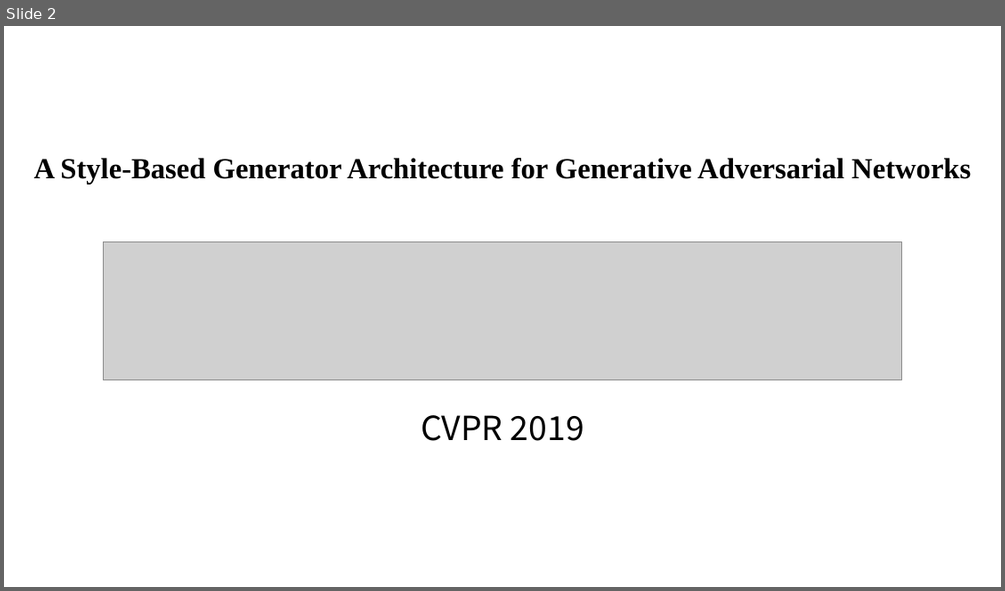
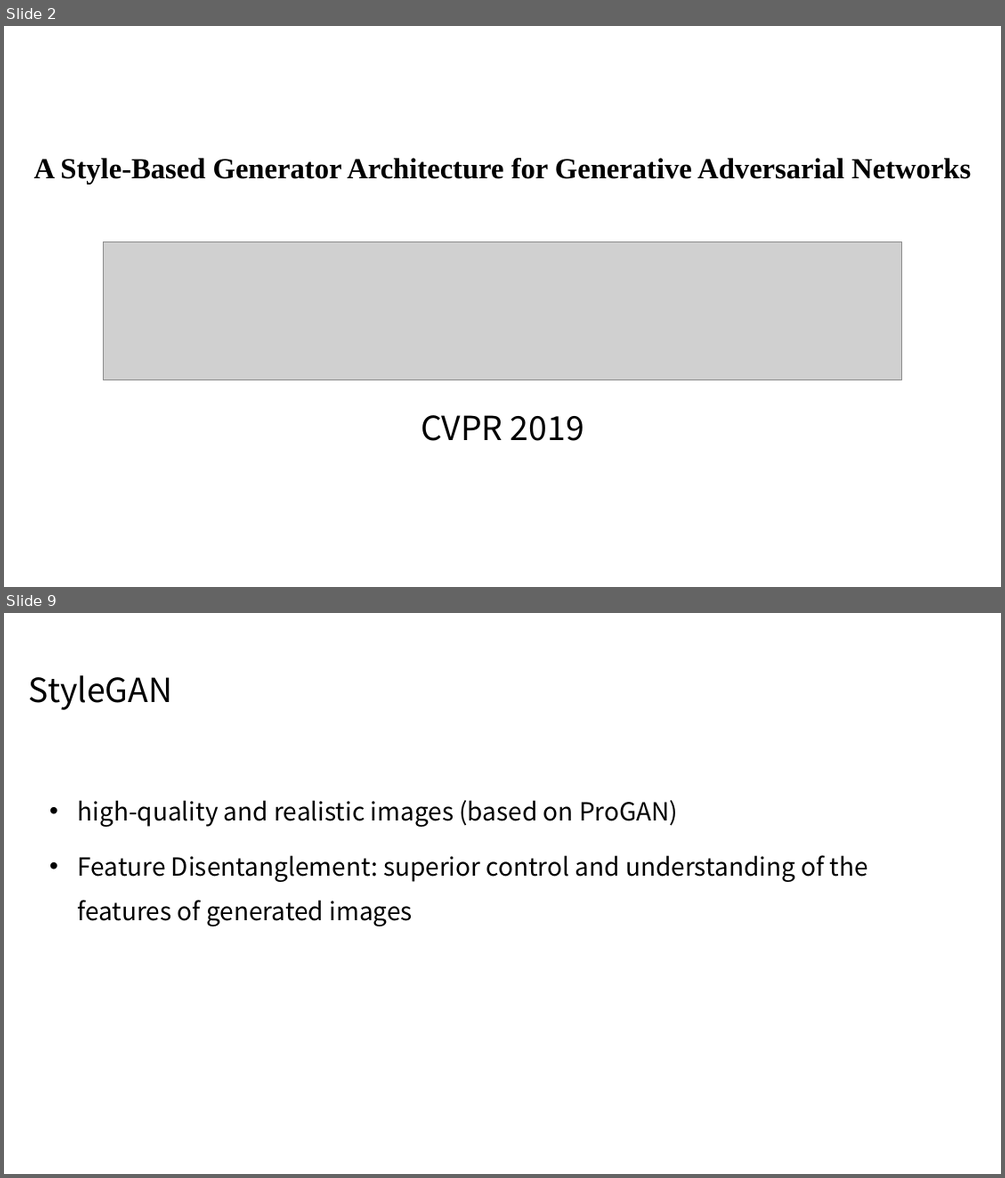
Before and after one commit to CHIANGEL/Learning-GAN, a slide deck: Presentation/A Style-Based Generator Architecture for Generative Adversarial Networks/A Style-Based Generator Architecture for Generative Adversarial Networks.pptx. Shown one above the other, each under a label of ours: slide 2 before the commit, slides 2 and 9 after it; the slides between them are not shown. The pictures are 1005x591 and 1005x1178 pixels, drawn with LibreOffice and Linux fonts; fonts in the diff are those of the drawing; grey boxes stand for pictures. Boxes give left, top, right and bottom in pixels: in the first picture for what was removed or moved away, otherwise in the second. Text is boxed around its words. In the diff, an @@ line names an element or a change of style, - is before the commit and + after.

```diff
--- a/Presentation/A Style-Based Generator Architecture for Generative Adversarial Networks/A Style-Based Generator Architecture for Generative Adversarial Networks.pptx
+++ b/Presentation/A Style-Based Generator Architecture for Generative Adversarial Networks/A Style-Based Generator Architecture for Generative Adversarial Networks.pptx
@@ slide 9 added at (x1=4, y1=613, x2=1001, y2=1174), background #FFFFFF @@
@@ title added at (x1=29, y1=675, x2=172, y2=710), 32 pt, text #000000 @@
+StyleGAN
@@ subtitle added at (x1=78, y1=800, x2=868, y2=926), 24 pt, text #000000 @@
+• high-quality and realistic images (based on ProGAN)
+• Feature Disentanglement: superior control and understanding of the features of generated images
```
Also in this commit, not shown: 2 slides changed, 15 other slides added, 1 slide removed.
